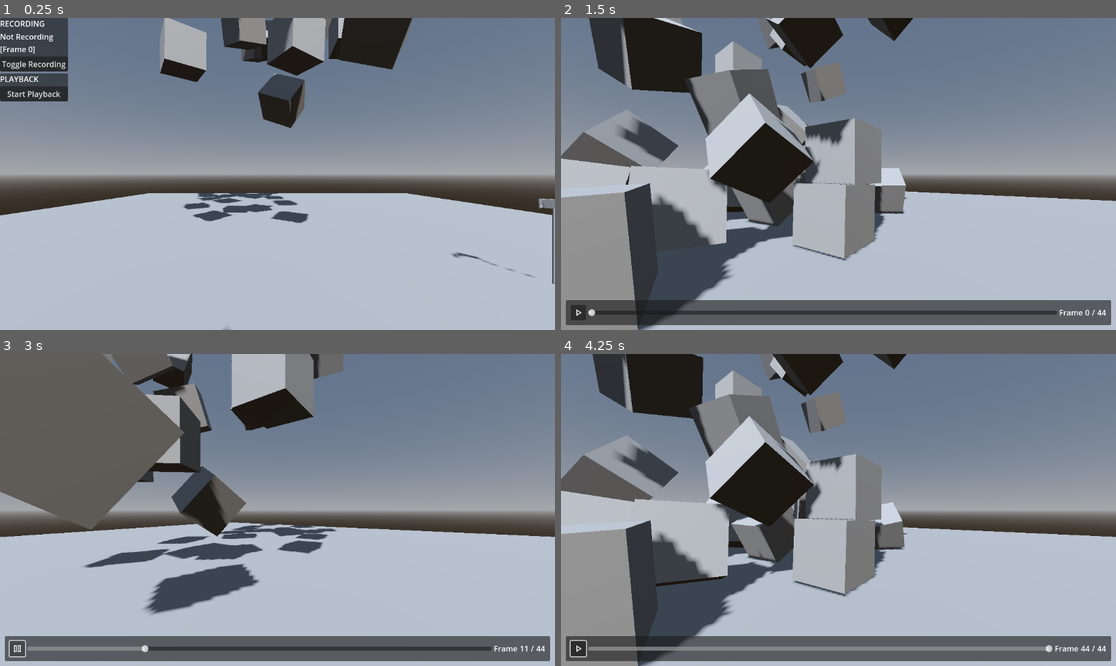
Above: before the commit, frames 1-4 (two rows, left to right).
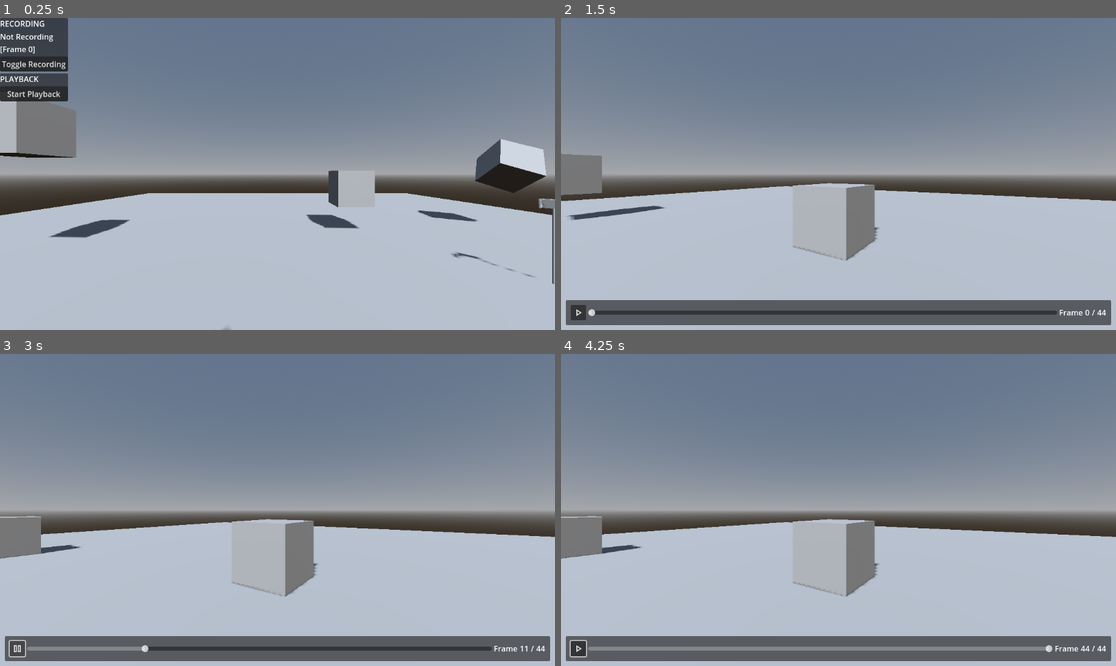
Above: after the commit, the same moments.

Repository: Brettehwarrior/fren-makes-a-movie
Game: Godot game, scene res://scenes/test/andrew/screen_test/level_state_recording.tscn
Same seed, same stepped clock (60 frames per second), same inputs: the game is played once before the commit and once after it. Before the commit the project starts from res://scenes/test/trent/state_recording/level_state_recording.tscn.
Inputs (mouse positions are in pixels of both pictures, inside the frame that each line leads up to):
- Up to frame 1 (0.25 s): no input
- Up to frame 2 (1.5 s): click "Toggle Recording" at 0.5 s; click "Start Playback" at 1.25 s
- Up to frame 3 (3 s): tap Enter at 2 s; move the mouse to (305, 510) at 2.02 s; hold W (move_up) 2.03-2.75 s; hold Right mouse button (camera_record) 2.03-2.75 s; click (16, 647) at 2.75 s
- Up to frame 4 (4.25 s): move the mouse to (810, 510) at 3.52 s; hold W (move_up) from 3.53 s (still down); tap R (camera_drop) at 3.6 s; right-click (810, 510) at 3.8 s

The runs differ from the first frame. In frame 1, 14% of the frame differs, in the area x 0-99%, y 0-71%; in frame 2, 32%, in the area x 0-64%, y 0-100%; in frame 3, 27%; in frame 4, 32%.

Commit message:
Screen kinda works

Diff:
--- a/project.godot
+++ b/project.godot
@@ -11,7 +11,7 @@
 [application]
 
 config/name="joey-movie"
-run/main_scene="uid://bpustnxk14xmd"
+run/main_scene="uid://bsnih5ng67ffc"
 config/features=PackedStringArray("4.4", "Mobile")
 config/icon="res://icon.svg"
 
--- /dev/null
+++ b/scenes/objects/screen/screen.gd
@@ -0,0 +1,36 @@
+extends Node3D
+
+@export var stream_player : VideoStreamPlayer
+
+var _recording_position : float = 0.0
+var _playback_position : float = 0.0
+
+func _ready():
+	ReplayManager.started_recording.connect(started_recording)
+
+	# Debug stuff, delete me
+	play_at_position(5.0)
+	#stream_player.volume = 0
+
+func play():
+	stream_player.play()
+
+func play_at_position(seconds : float):
+	stream_player.play()
+	stream_player.stream_position = seconds
+
+func stop():
+	stream_player.stop()
+
+func started_recording():
+	_recording_position = stream_player.stream_position
+
+func _save_state() -> Dictionary:
+	var state = {}
+	state.position = _recording_position
+	return state
+
+func _load_state(state : Dictionary) -> void:
+	if (state.position != _playback_position):
+		play_at_position(state.position)
+		_playback_position = state.position
--- /dev/null
+++ b/scenes/objects/screen/screen.tscn
@@ -0,0 +1,34 @@
+[gd_scene load_steps=6 format=3 uid="uid://uuveqstbile7"]
+
+[ext_resource type="Script" uid="uid://bxvxxuqbfc443" path="res://scenes/objects/screen/screen.gd" id="1_btagw"]
+
+[sub_resource type="PlaneMesh" id="PlaneMesh_biywn"]
+
+[sub_resource type="ViewportTexture" id="ViewportTexture_btagw"]
+viewport_path = NodePath("ScreenViewport")
+
+[sub_resource type="StandardMaterial3D" id="StandardMaterial3D_biywn"]
+resource_local_to_scene = true
+shading_mode = 0
+albedo_texture = SubResource("ViewportTexture_btagw")
+albedo_texture_force_srgb = true
+
+[sub_resource type="FFmpegVideoStream" id="FFmpegVideoStream_btagw"]
+file = "res://scenes/test/andrew/screen_test/blueshell-h264.mp4"
+
+[node name="Screen" type="Node3D" node_paths=PackedStringArray("stream_player")]
+script = ExtResource("1_btagw")
+stream_player = NodePath("ScreenViewport/ScreenVideoStreamPlayer")
+
+[node name="ScreenMesh" type="MeshInstance3D" parent="."]
+transform = Transform3D(16, 0, 0, 0, -4.37114e-08, -9, 0, 1, -3.93403e-07, 0, 0, 0)
+mesh = SubResource("PlaneMesh_biywn")
+surface_material_override/0 = SubResource("StandardMaterial3D_biywn")
+
+[node name="ScreenViewport" type="SubViewport" parent="."]
+size = Vector2i(1280, 720)
+
+[node name="ScreenVideoStreamPlayer" type="VideoStreamPlayer" parent="ScreenViewport"]
+offset_right = 40.0
+offset_bottom = 40.0
+stream = SubResource("FFmpegVideoStream_btagw")
--- /dev/null
+++ b/scenes/test/andrew/screen_test/level_state_recording.tscn
@@ -0,0 +1,67 @@
+[gd_scene load_steps=11 format=3 uid="uid://bsnih5ng67ffc"]
+
+[ext_resource type="PackedScene" uid="uid://bx6et0snsnu0t" path="res://scenes/test/trent/state_recording/test_recording_ui.tscn" id="1_f1nlp"]
+[ext_resource type="PackedScene" uid="uid://bw1tvapvx2eve" path="res://scenes/playback/playback_ui/playback_ui.tscn" id="2_c1oou"]
+[ext_resource type="PackedScene" uid="uid://b7u8dyskxyrx6" path="res://scenes/objects/physics/rigid_body_cube.tscn" id="3_4susw"]
+[ext_resource type="PackedScene" uid="uid://cu7ubi8clos5r" path="res://scenes/objects/camcorder/camcorder.tscn" id="4_1ef2t"]
+[ext_resource type="PackedScene" uid="uid://uefp4qdx4sqi" path="res://scenes/objects/character/fren/fren.tscn" id="5_wf1ps"]
+[ext_resource type="PackedScene" uid="uid://uuveqstbile7" path="res://scenes/objects/screen/screen.tscn" id="6_c1oou"]
+
+[sub_resource type="ProceduralSkyMaterial" id="ProceduralSkyMaterial_hs12w"]
+
+[sub_resource type="Sky" id="Sky_35tti"]
+sky_material = SubResource("ProceduralSkyMaterial_hs12w")
+
+[sub_resource type="Environment" id="Environment_kpg22"]
+background_mode = 2
+sky = SubResource("Sky_35tti")
+
+[sub_resource type="BoxShape3D" id="BoxShape3D_hs12w"]
+
+[node name="LevelStateRecording" type="Node3D"]
+
+[node name="CanvasLayer" type="CanvasLayer" parent="."]
+
+[node name="TestRecordingUI" parent="CanvasLayer" instance=ExtResource("1_f1nlp")]
+
+[node name="PlaybackUI" parent="CanvasLayer" instance=ExtResource("2_c1oou")]
+
+[node name="Lighting" type="Node3D" parent="."]
+
+[node name="DirectionalLight3D" type="DirectionalLight3D" parent="Lighting"]
+transform = Transform3D(0.717479, -0.662348, 0.215684, 0.367194, 0.622743, 0.690912, -0.59194, -0.416517, 0.690015, 0, 0, 0)
+shadow_enabled = true
+
+[node name="WorldEnvironment" type="WorldEnvironment" parent="Lighting"]
+environment = SubResource("Environment_kpg22")
+
+[node name="Environment" type="Node3D" parent="."]
+
+[node name="Screen" parent="Environment" groups=["replayable"] instance=ExtResource("6_c1oou")]
+transform = Transform3D(1, 0, 0, 0, 1, 0, 0, 0, 0.377937, -0.989176, 8.97223, -9.96532)
+
+[node name="Ground" type="StaticBody3D" parent="Environment"]
+transform = Transform3D(21.6993, 0, 0, 0, 1, 0, 0, 0, 21.6993, 0, 0, 0)
+
+[node name="CSGBox3D" type="CSGBox3D" parent="Environment/Ground"]
+
+[node name="CollisionShape3D" type="CollisionShape3D" parent="Environment/Ground"]
+shape = SubResource("BoxShape3D_hs12w")
+
+[node name="Rigidbodies" type="Node3D" parent="."]
+
+[node name="RigidBodyCube" parent="Rigidbodies" instance=ExtResource("3_4susw")]
+transform = Transform3D(1, 0, 0, 0, 1, 0, 0, 0, 1, -4.81285, 3.25679, 2.41161)
+
+[node name="RigidBodyCube2" parent="Rigidbodies" instance=ExtResource("3_4susw")]
+transform = Transform3D(1, 0, 0, 0, 1, 0, 0, 0, 1, 2.1379, 2.00294, 0.262372)
+
+[node name="RigidBodyCube3" parent="Rigidbodies" instance=ExtResource("3_4susw")]
+transform = Transform3D(-0.0969662, 0.483693, -0.86985, 0.538332, 0.760582, 0.362923, 0.837136, -0.433077, -0.334138, 7.05726, 2.64622, 0.0184087)
+
+[node name="Camcorder" parent="." instance=ExtResource("4_1ef2t")]
+transform = Transform3D(0.846193, 0, 0.532876, 0, 1, 0, -0.532876, 0, 0.846193, 4.02098, 1.67915, 3.15825)
+
+[node name="Fren" parent="." node_paths=PackedStringArray("camcorder") instance=ExtResource("5_wf1ps")]
+transform = Transform3D(1, 0, 0, 0, 1, 0, 0, 0, 1, 0, 1.52577, 6.27013)
+camcorder = NodePath("../Camcorder")
--- /dev/null
+++ b/scenes/test/andrew/screen_test/test_recording_ui.gd
@@ -0,0 +1,22 @@
+extends Control
+
+@export var recording_status_label : Label
+
+
+func _process(_delta: float) -> void:
+	if ReplayManager.is_recording():
+		recording_status_label.text = "Recording\n[Frame %d]" % ReplayManager.get_current_recording_frame()
+	else:
+		recording_status_label.text = "Not Recording\n[Frame %d]" % ReplayManager.get_current_recording_frame()
+
+
+func _on_toggle_recording_button_pressed() -> void:
+	if ReplayManager.is_recording():
+		ReplayManager.stop_recording()
+	else:
+		ReplayManager.start_recording()
+
+
+func _on_start_playback_button_pressed() -> void:
+	ReplayManager.start_playback()
+	visible = false
--- /dev/null
+++ b/scenes/test/andrew/screen_test/test_recording_ui.tscn
@@ -0,0 +1,51 @@
+[gd_scene load_steps=2 format=3 uid="uid://bpfqlr2r0ui23"]
+
+[ext_resource type="Script" uid="uid://br5h7tmns6bjs" path="res://scenes/test/trent/state_recording/test_recording_ui.gd" id="1_y0c1i"]
+
+[node name="TestRecordingUI" type="Control" node_paths=PackedStringArray("recording_status_label")]
+layout_mode = 3
+anchors_preset = 0
+offset_right = 40.0
+offset_bottom = 40.0
+script = ExtResource("1_y0c1i")
+recording_status_label = NodePath("VBoxContainer/PanelContainer/HBoxContainer/RecordingStatusLabel")
+
+[node name="VBoxContainer" type="VBoxContainer" parent="."]
+layout_mode = 0
+offset_right = 40.0
+offset_bottom = 40.0
+
+[node name="PanelContainer" type="PanelContainer" parent="VBoxContainer"]
+layout_mode = 2
+
+[node name="HBoxContainer" type="VBoxContainer" parent="VBoxContainer/PanelContainer"]
+layout_mode = 2
+
+[node name="Label" type="Label" parent="VBoxContainer/PanelContainer/HBoxContainer"]
+layout_mode = 2
+text = "RECORDING"
+
+[node name="RecordingStatusLabel" type="Label" parent="VBoxContainer/PanelContainer/HBoxContainer"]
+layout_mode = 2
+text = "Not Recording"
+
+[node name="ToggleRecordingButton" type="Button" parent="VBoxContainer/PanelContainer/HBoxContainer"]
+layout_mode = 2
+text = "Toggle Recording"
+
+[node name="PanelContainer2" type="PanelContainer" parent="VBoxContainer"]
+layout_mode = 2
+
+[node name="HBoxContainer" type="VBoxContainer" parent="VBoxContainer/PanelContainer2"]
+layout_mode = 2
+
+[node name="Label" type="Label" parent="VBoxContainer/PanelContainer2/HBoxContainer"]
+layout_mode = 2
+text = "PLAYBACK"
+
+[node name="StartPlaybackButton" type="Button" parent="VBoxContainer/PanelContainer2/HBoxContainer"]
+layout_mode = 2
+text = "Start Playback"
+
+[connection signal="pressed" from="VBoxContainer/PanelContainer/HBoxContainer/ToggleRecordingButton" to="." method="_on_toggle_recording_button_pressed"]
+[connection signal="pressed" from="VBoxContainer/PanelContainer2/HBoxContainer/StartPlaybackButton" to="." method="_on_start_playback_button_pressed"]
--- a/scenes/test/trent/frame_capture_test/recordable-camera.gd
+++ b/scenes/test/trent/frame_capture_test/recordable-camera.gd
@@ -4,24 +4,24 @@
 var _current_frame : int = 0
 
 func _ready() -> void:
-    _is_recording = true
+	_is_recording = true
 
 func _physics_process(_delta: float) -> void:
 
-    if _is_recording:
-        _record_frame()
+	if _is_recording:
+		_record_frame()
 
 func _record_frame():
-    var frame_image = get_viewport().get_texture().get_image()
-    DirAccess.make_dir_recursive_absolute("user://recording")
-    frame_image.save_jpg("user://recording/frame_%05d.jpg" % _current_frame)
-    _current_frame += 1
+	var frame_image = get_viewport().get_texture().get_image()
+	DirAccess.make_dir_recursive_absolute("user://recording")
+	frame_image.save_jpg("user://recording/frame_%05d.jpg" % _current_frame)
+	_current_frame += 1
 
-    if _current_frame >= 200:
-        _is_recording = false
+	if _current_frame >= 200:
+		_is_recording = false
 
 func start_recording():
-    _is_recording = true
+	_is_recording = true
 
 func stop_recording():
-    _is_recording = false
+	_is_recording = false
Not shown, added: addons/ffmpeg/ffmpeg.gdextension.uid
Not shown, added: scenes/objects/screen/screen.gd.uid
Not shown, added: scenes/test/andrew/screen_test/blueshell-h264.mp4.uid
Not shown, added: scenes/test/andrew/screen_test/test_recording_ui.gd.uid
Not shown, added: addons/ffmpeg/ffmpeg.gdextension
Not shown, added: addons/ffmpeg/linux64/libavcodec.so.60
Not shown, added: addons/ffmpeg/linux64/libavfilter.so.9
Not shown, added: addons/ffmpeg/linux64/libavformat.so.60
Not shown, added: addons/ffmpeg/linux64/libavutil.so.58
Not shown, added: addons/ffmpeg/linux64/libgdffmpeg.linux.template_debug.x86_64.so
Not shown, added: addons/ffmpeg/linux64/libgdffmpeg.linux.template_release.x86_64.so
Not shown, added: addons/ffmpeg/linux64/libswresample.so.4
(and 16 more such lines)
